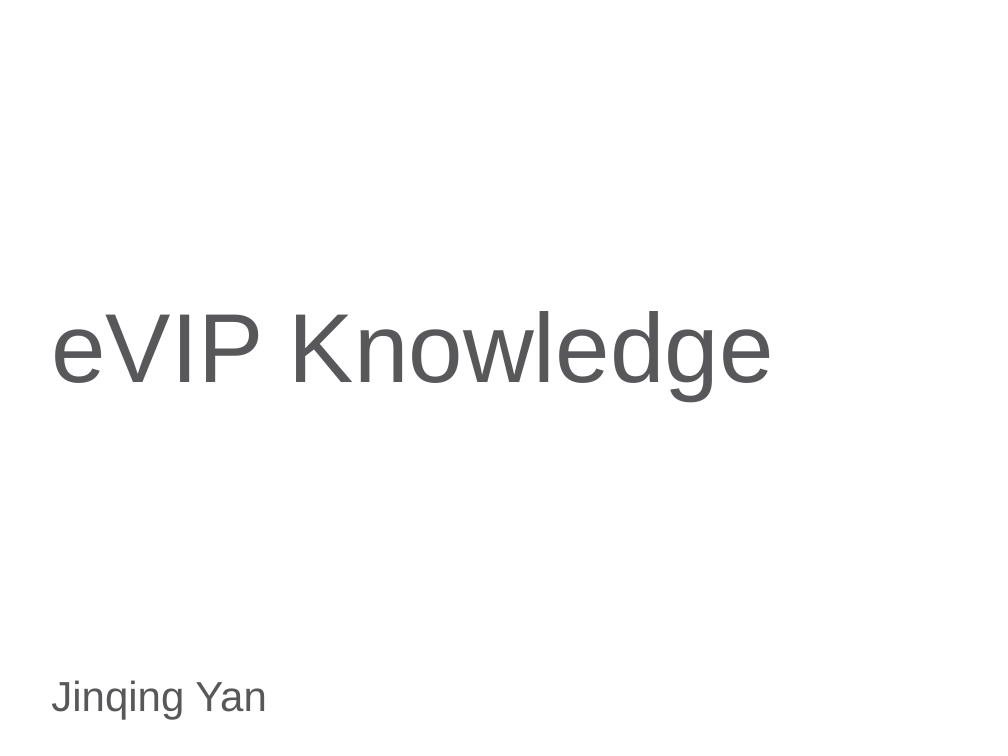
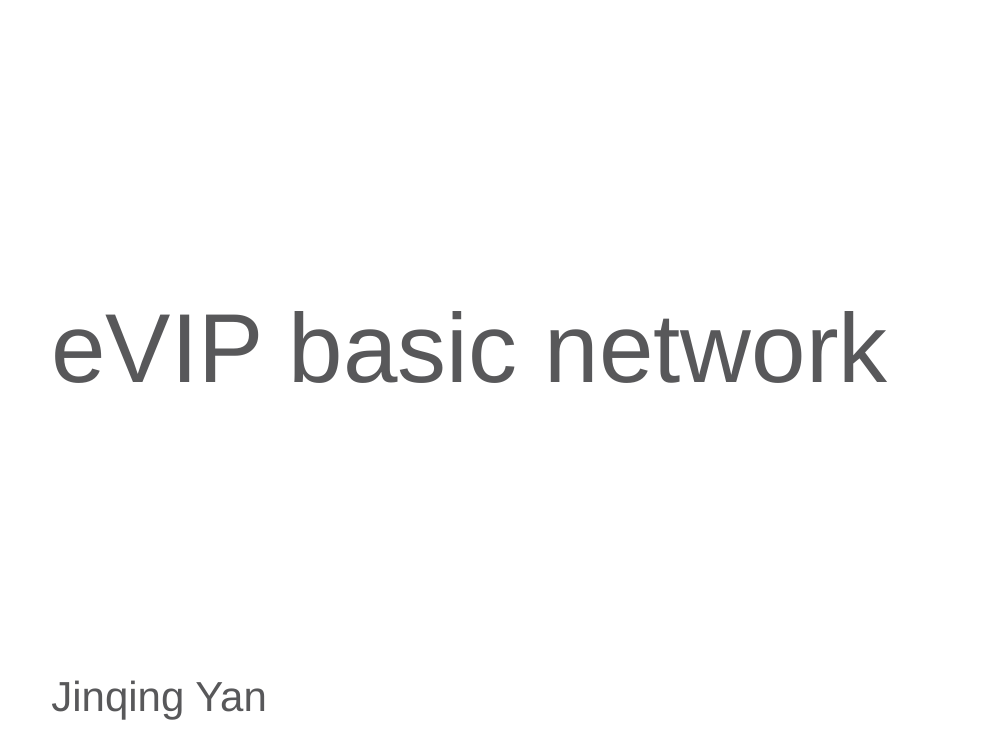
Before and after one commit to odking/mecome, a slide deck: slide 1 of sbg/eVIP knowledge.pptx. Drawn at 1008x756 pixels with LibreOffice and Linux fonts; fonts in the diff are those of the drawing; background and template pictures are left out. Boxes give left, top, right and bottom in pixels: in the first picture for what was removed or moved away, otherwise in the second. Text is boxed around its words. In the diff, an @@ line names an element or a change of style, - is before the commit and + after.

```diff
--- a/sbg/eVIP knowledge.pptx
+++ b/sbg/eVIP knowledge.pptx
@@ title at [51, 311, 888, 383]: text changed @@
-eVIP Knowledge
+eVIP basic network
```
Also in this commit, not shown: 5 other slides changed, 3 slides added, 2 slides removed, 10 other files.
